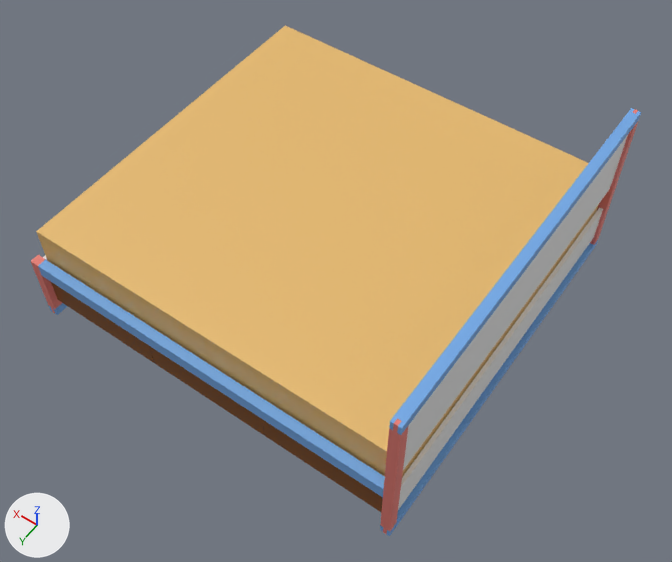
Two versions of the Blender file Furniture/Matera Bed/Matera Bed.blend, one commit apart.
Both versions are drawn from a 50 mm camera at (-0.79, 3.53, 3.92) aimed at (0.86, 1.22, 0.29). Lighting does not change. The marker at lower left points along +X, +Y and +Z.

Names of what the first picture shows: 'Drawer Face [RF]', 'Drawer Face [RH]', 'Drawer Face [RM]', 'HB Board [High]', 'HB Board [Low]', 'HB Rail [Bottom]', 'HB Rail [Top]', 'HB Stile [Left]', 'HB Stile [Right]', 'Mattress', 'Side Rail [Right]'.
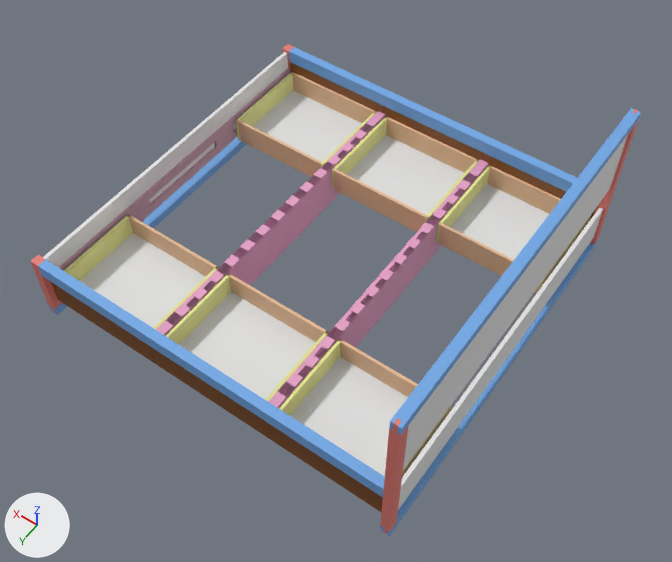
Commit message: Matera bed update

Changed parts and their boxes (x1, y1, x2, y2) in the pictures (672 x 562 px):
'Mattress', hidden
    before: (36, 26, 599, 477)
'Side Rail [Right]', recoloured
    both: (39, 259, 385, 488)
'FB Drawer Cleat Rail', recoloured
    both: (136, 127, 238, 222)
'FB Blocking 2', added
    after: (214, 127, 234, 147)
'FB Blocking 1', added
    after: (131, 200, 151, 218)
'Drawer Box [Base] [RM]', unchanged, uncovered by the edit
    after: (179, 292, 316, 400)
'Drawer Box [Base] [RH]', unchanged, uncovered by the edit
    after: (290, 357, 408, 476)
'Drawer Box [Base] [RF]', unchanged, uncovered by the edit
    after: (80, 233, 206, 328)
'FB Board', unchanged, uncovered by the edit
    after: (43, 52, 288, 267)

The change, as a diff of the scene's bpy script:
```diff
--- a/Furniture/Matera Bed/Matera Bed.blend.py
+++ b/Furniture/Matera Bed/Matera Bed.blend.py
@@ me_cube_015 @@
 me_cube_015.from_pydata(...)  # 8 vertices, 6 faces; spans x -1.0..1.0, y -1.0..1.0, z -1.0..1.0
 # used by ob_mattress; location = (1.032, 1.029, 0.442); scale = (1.02, 0.965, 0.152)
+# me_cube_015 part 1: the whole mesh is scaled about its middle by (1, 1, 0.667), then moved by (0.0, 0.0, -0.33)
 me_cube_015.materials.append(mat_mattress)
@@ me_cube_001 @@
 me_cube_001.from_pydata(...)  # 8 vertices, 6 faces; spans x -1.0..1.0, y -1.0..1.0, z -1.0..1.0
-me_cube_001.materials.append(mat_rail)
+me_cube_001.materials.append(mat_slat_support)
@@ me_cube_009 @@
+me_cube_009.from_pydata([(-1.0, 1.0, -1.0), (-1.0, -1.0, -1.0), (-1.0, -1.0, 1.0), (-1.0, 1.0, 1.0), (1.0, 1.0, 1.0), (1.0, 1.0, -1.0), (1.0, -1.0, -1.0), (1.0, -1.0, 1.0)], [], [(0, 3, 4, 5), (6, 7, 2, 1), (0, 5, 6, 1), (4, 3, 2, 7)])
+me_cube_009.materials.append(mat_rail)
@@ ob_mattress @@
 ob_mattress.scale = (1.02, 0.965, 0.152)
+ob_mattress.hide_set(True)
@@ ob_slats @@
 _m = ob_slats.modifiers.new('Array', 'ARRAY')
 _m.relative_offset_displace = (1.987, 0.0, 0.0)
+ob_slats.hide_set(True)
@@ ob_side_rail__right @@
-ob_side_rail__right = bpy.data.objects.new('Side Rail [Right]', me_cube_001)
+ob_side_rail__right = bpy.data.objects.new('Side Rail [Right]', me_cube_009)
 ob_side_rail__right.location = (1.032, 2.032, 0.368)
@@ ob_fb_stile__left @@
 _m = ob_fb_stile__left.modifiers.new('Boolean', 'BOOLEAN')
 _m.solver = 'FLOAT'
+_m = ob_fb_stile__left.modifiers.new('Boolean.001', 'BOOLEAN')
+_m.object = ob_side_rail__left
+_m.solver = 'FLOAT'
@@ ob_fb_drawer_cleat_rail @@
-ob_fb_drawer_cleat_rail = bpy.data.objects.new('FB Drawer Cleat Rail', me_cube_007)
+ob_fb_drawer_cleat_rail = bpy.data.objects.new('FB Drawer Cleat Rail', me_cube_001)
 ob_fb_drawer_cleat_rail.location = (2.046, 1.029, 0.146)
@@ ob_hb_stile__left @@
 _m = ob_hb_stile__left.modifiers.new('Boolean', 'BOOLEAN')
 _m.solver = 'FLOAT'
+_m = ob_hb_stile__left.modifiers.new('Boolean.001', 'BOOLEAN')
+_m.object = ob_side_rail__right
+_m.solver = 'FLOAT'
@@ ob_hb_stile__right @@
 _m = ob_hb_stile__right.modifiers.new('Boolean', 'BOOLEAN')
 _m.solver = 'FLOAT'
+_m = ob_hb_stile__right.modifiers.new('Boolean.001', 'BOOLEAN')
+_m.object = ob_side_rail__left
+_m.solver = 'FLOAT'
@@ ob_fb_blocking_2 @@
+ob_fb_blocking_2 = bpy.data.objects.new('FB Blocking 2', me_cube_006.copy())  # the mesh of ob_fb_slat_support
+ob_fb_blocking_2.location = (2.046, 0.673, 0.197)
+ob_fb_blocking_2.scale = (0.00754, 0.0762, 0.0254)
@@ ob_fb_blocking_1 @@
+ob_fb_blocking_1 = bpy.data.objects.new('FB Blocking 1', me_cube_006.copy())  # the mesh of ob_fb_slat_support
+ob_fb_blocking_1.location = (2.046, 1.384, 0.197)
+ob_fb_blocking_1.scale = (0.00754, 0.0762, 0.0254)
```
